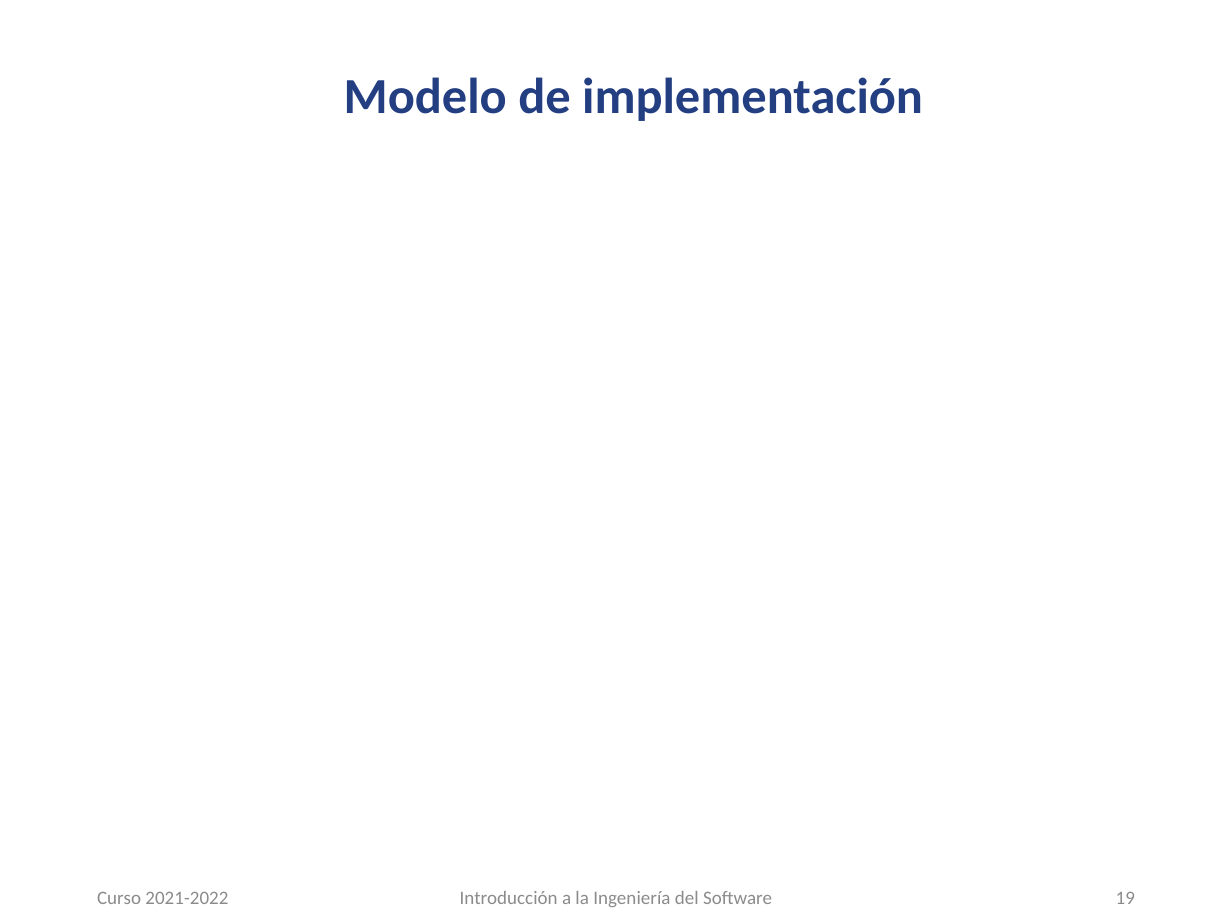
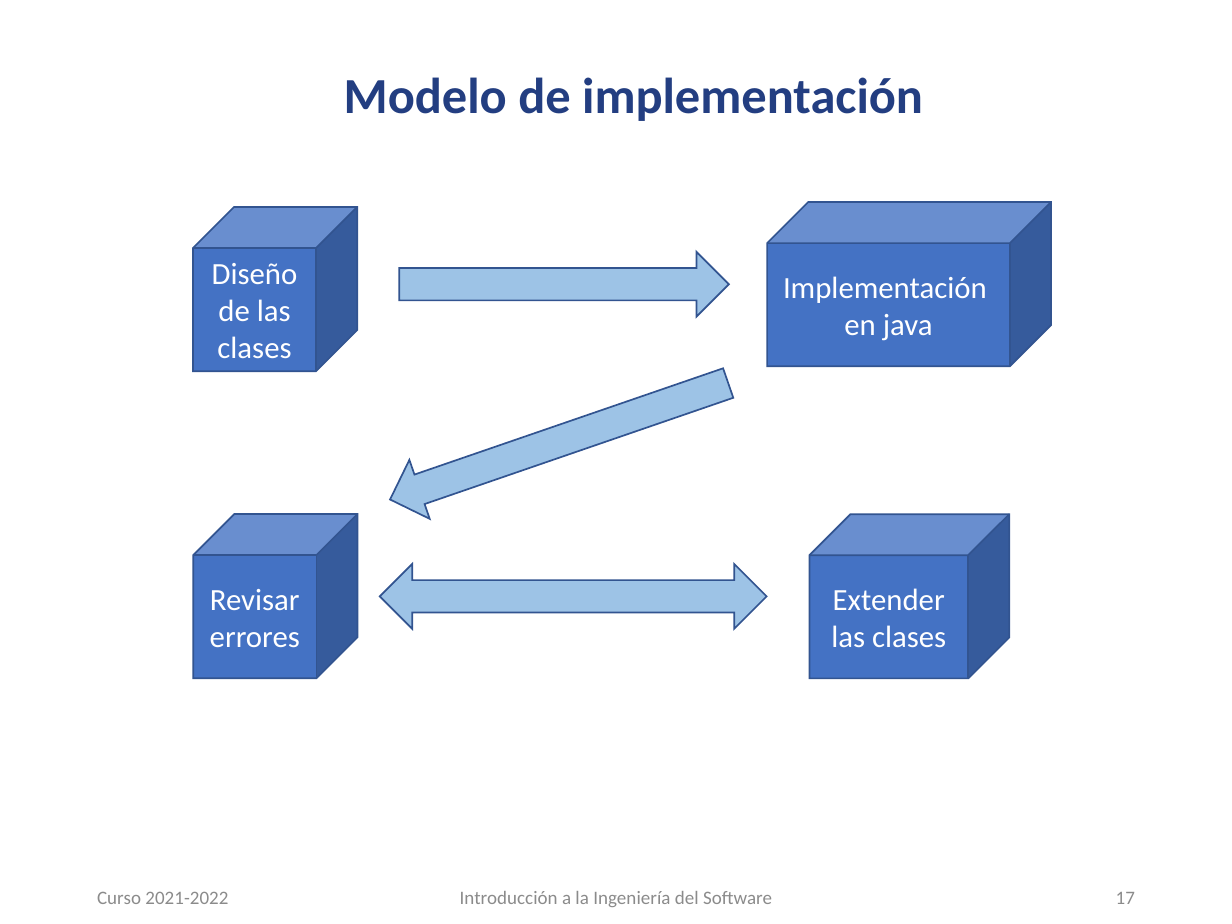
Before and after one commit to carloscmor/PRIMERA_FILA, a slide deck: slide 17 of PFentertainment_presentación.pptx (slide 19 before the commit). Drawn at 1232x924 pixels with LibreOffice and Linux fonts; fonts in the diff are those of the drawing; background and template pictures are left out. Boxes give left, top, right and bottom in pixels: in the first picture for what was removed or moved away, otherwise in the second. Text is boxed around its words. In the diff, an @@ line names an element or a change of style, - is before the commit and + after.

```diff
--- a/PFentertainment_presentación.pptx
+++ b/PFentertainment_presentación.pptx
@@ cube added at [193,207,357,371], fill #4472C4, outline #325491 1 pt, 18 pt, text #FFFFFF @@
+Diseño de las clases
@@ cube added at [768,202,1051,366], fill #4472C4, outline #325491 1 pt, 18 pt, text #FFFFFF @@
+Implementación en java
@@ right arrow added at [399,251,729,317], fill #9DC3E6, outline #325491 1 pt @@
@@ left arrow added at [380,354,738,530], fill #9DC3E6, outline #325491 1 pt @@
@@ cube added at [193,514,357,678], fill #4472C4, outline #325491 1 pt, 18 pt, text #FFFFFF @@
+Revisar errores
@@ cube added at [809,514,1009,678], fill #4472C4, outline #325491 1 pt, 18 pt, text #FFFFFF @@
+Extender las clases
@@ left right arrow added at [379,564,766,630], fill #9DC3E6, outline #325491 1 pt @@
@@ page number at [1116,892,1135,904]: text changed @@
-19
+17
```
Also in this commit, not shown: 4 other slides changed, 2 slides removed.
